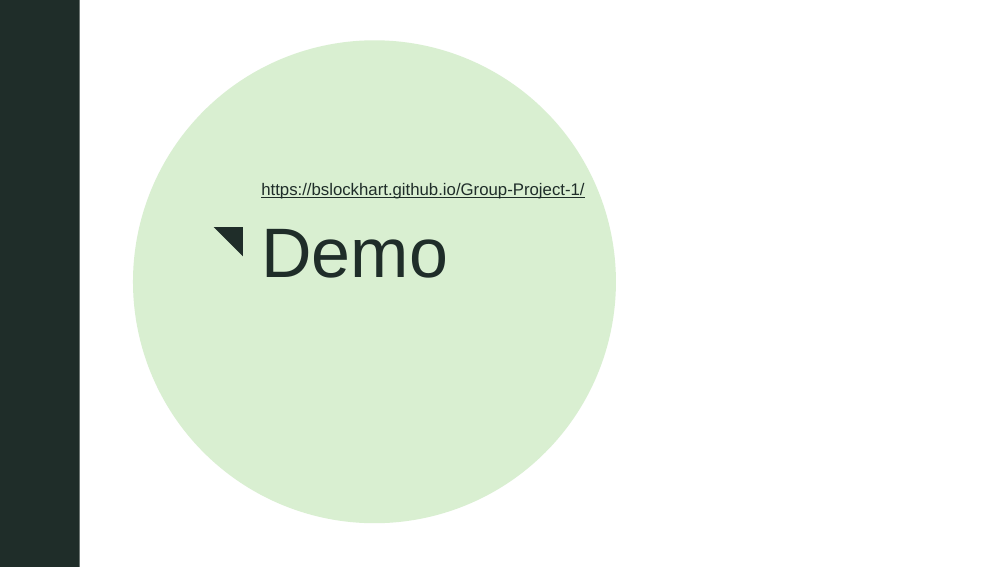
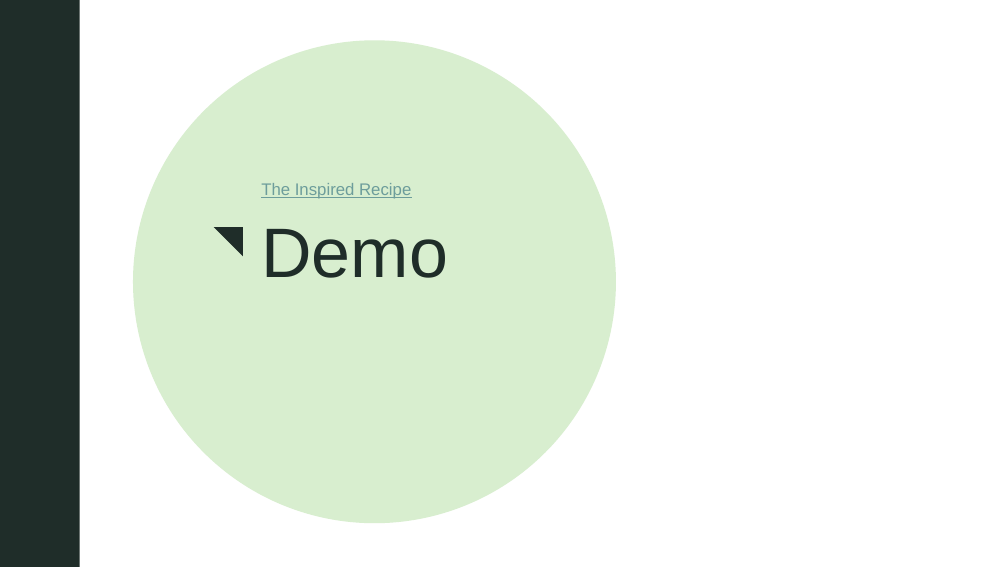
Before and after one commit to bslockhart/The-Inspired-Recipe, a slide deck: slide 5 of Documents/The Inspired Recipe.pptx. Drawn at 1008x567 pixels with LibreOffice and Linux fonts; fonts in the diff are those of the drawing; grey boxes stand for pictures; background and template pictures are left out. Boxes give left, top, right and bottom in pixels: in the first picture for what was removed or moved away, otherwise in the second. Text is boxed around its words. In the diff, an @@ line names an element or a change of style, - is before the commit and + after.

```diff
--- a/Documents/The Inspired Recipe.pptx
+++ b/Documents/The Inspired Recipe.pptx
@@ ellipse at (133, 40, 616, 523): fill #D9EFD1 to #D8EECF @@
@@ text at (261, 183, 411, 199): text changed; text colour #1F2D29 to #6D9D9B @@
-https://bslockhart.github.io/Group-Project-1/
+The Inspired Recipe
```
Also in this commit, not shown: 6 other slides changed, 1 other file.
